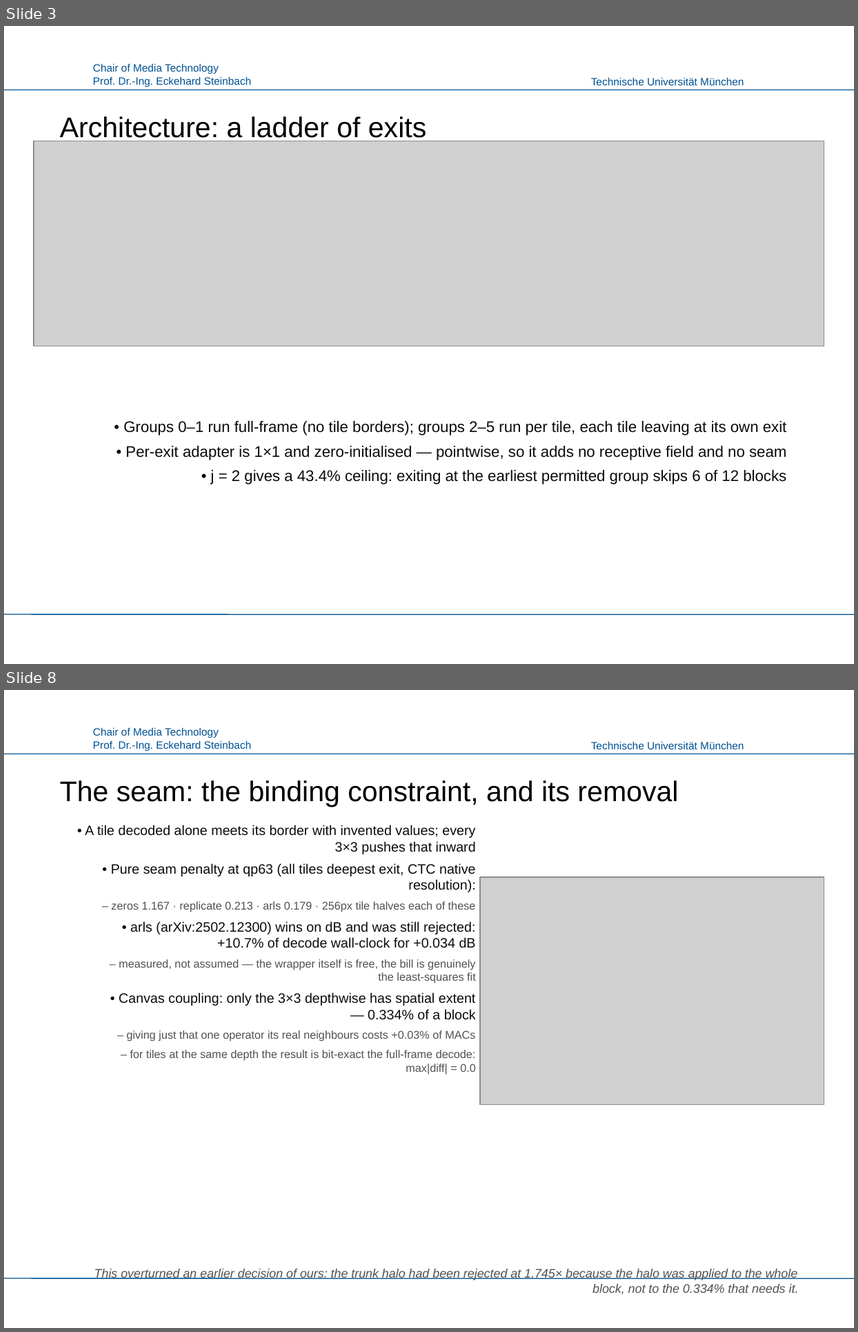
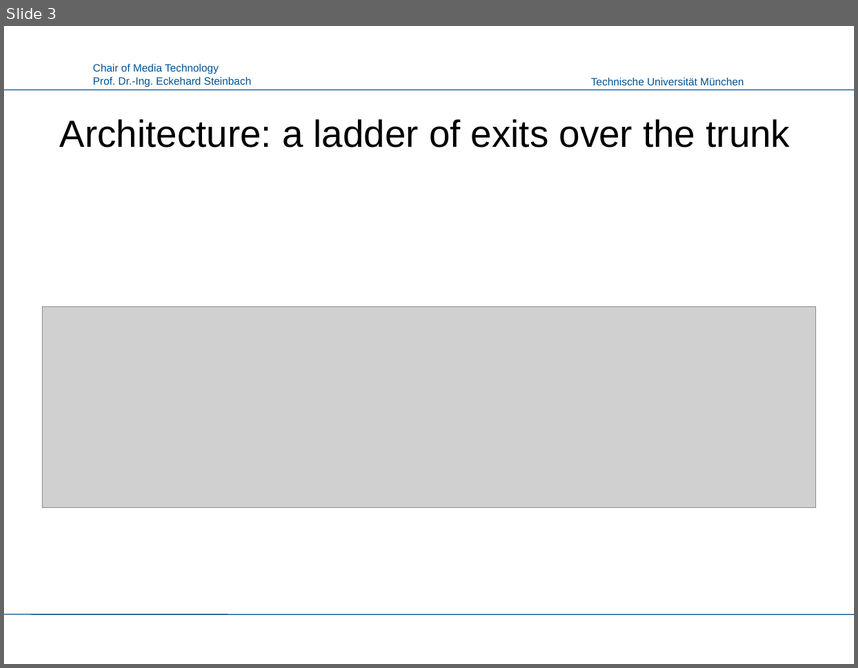
Before and after one commit to canerim/FLEX-FLOP, a slide deck: paper/FLEX-UF_LMT.pptx. Shown one above the other, each under a label of ours: slides 3 and 8 before the commit, slide 3 after it; the slides between them are not shown. The pictures are 858x1332 and 858x668 pixels, drawn with LibreOffice and Linux fonts; fonts in the diff are those of the drawing; grey boxes stand for pictures; background and template pictures are left out. Boxes give left, top, right and bottom in pixels: in the first picture for what was removed or moved away, otherwise in the second. Text is boxed around its words. In the diff, an @@ line names an element or a change of style, - is before the commit and + after.

```diff
--- a/paper/FLEX-UF_LMT.pptx
+++ b/paper/FLEX-UF_LMT.pptx
@@ slide 8 removed at (x1=4, y1=690, x2=854, y2=1328), background #FFFFFF; not listed: 4 template elements that a slide beside it also shows @@
@@ title removed at (x1=60, y1=780, x2=678, y2=807) @@
-The seam: the binding constraint, and its removal
@@ text removed at (x1=85, y1=825, x2=476, y2=1074) @@
-• A tile decoded alone meets its border with invented values; every 3×3 pushes that inward
-• Pure seam penalty at qp63 (all tiles deepest exit, CTC native resolution):
-  – zeros 1.167 · replicate 0.213 · arls 0.179 · 256px tile halves each of these
-• arls (arXiv:2502.12300) wins on dB and was still rejected: +10.7% of decode wall-clock for +0.034 dB
-  – measured, not assumed — the wrapper itself is free, the bill is genuinely the least-squares fit
-• Canvas coupling: only the 3×3 depthwise has spatial extent — 0.334% of a block
-  – giving just that one operator its real neighbours costs +0.03% of MACs
-  – for tiles at the same depth the result is bit-exact the full-frame decode: max|diff| = 0.0
@@ picture removed at (x1=480, y1=877, x2=824, y2=1104) @@
@@ text removed at (x1=94, y1=1268, x2=799, y2=1294) @@
-This overturned an earlier decision of ours: the trunk halo had been rejected at 1.745× because the halo was applied to the whole block, not to the 0.334% that needs it.
@@ slide 3 changed as well @@
@@ title at (x1=60, y1=119, x2=791, y2=147): text changed; size 24 to 32 pt @@
-Architecture: a ladder of exits
+Architecture: a ladder of exits over the trunk
@@ picture resized from (x1=34, y1=141, x2=824, y2=345) to (x1=42, y1=307, x2=816, y2=507) @@
@@ text removed at (x1=123, y1=421, x2=787, y2=484) @@
-• Groups 0–1 run full-frame (no tile borders); groups 2–5 run per tile, each tile leaving at its own exit
-• Per-exit adapter is 1×1 and zero-initialised — pointwise, so it adds no receptive field and no seam
-• j = 2 gives a 43.4% ceiling: exiting at the earliest permitted group skips 6 of 12 blocks
```
Also in this commit, not shown: 3 other slides changed, 8 slides added, 7 other slides removed, 10 other files.
